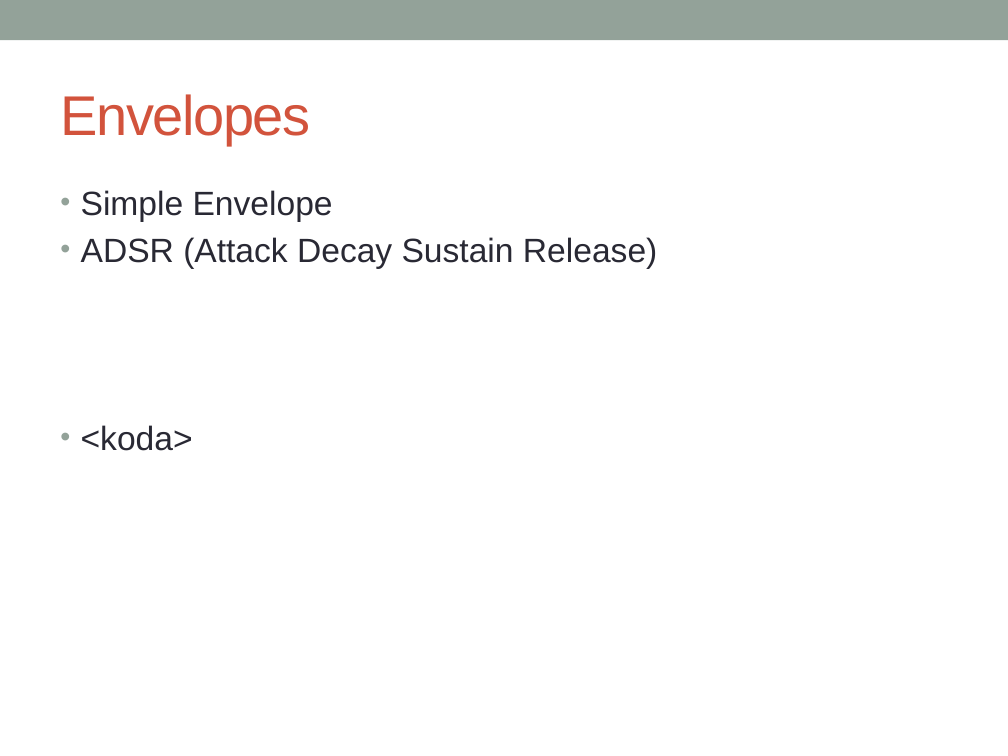
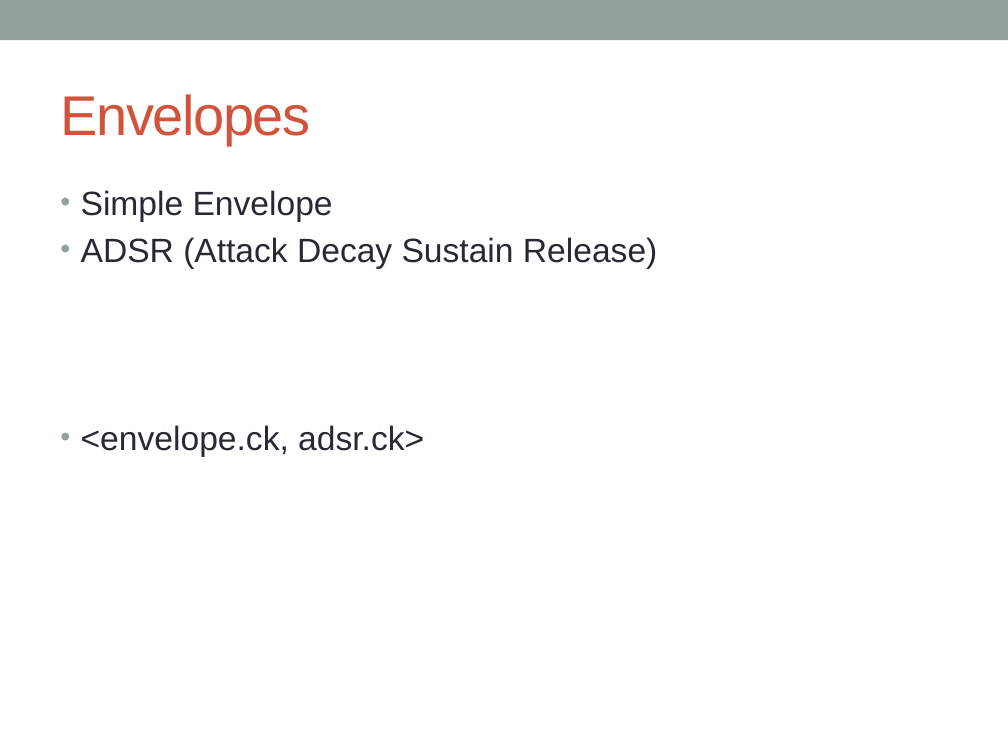
Before and after one commit to melke/makinmusic, a slide deck: slide 6 of chuck.pptx. Drawn at 1008x756 pixels with LibreOffice and Linux fonts; fonts in the diff are those of the drawing. Boxes give left, top, right and bottom in pixels: in the first picture for what was removed or moved away, otherwise in the second. Text is boxed around its words. In the diff, an @@ line names an element or a change of style, - is before the commit and + after.

```diff
--- a/chuck.pptx
+++ b/chuck.pptx
@@ text at <box>81,425,424,457</box>: text changed @@
-• <koda>
+• <envelope.ck, adsr.ck>
```
Also in this commit, not shown: 10 other slides changed, 3 slides added, 4 slides removed, 9 other files.
